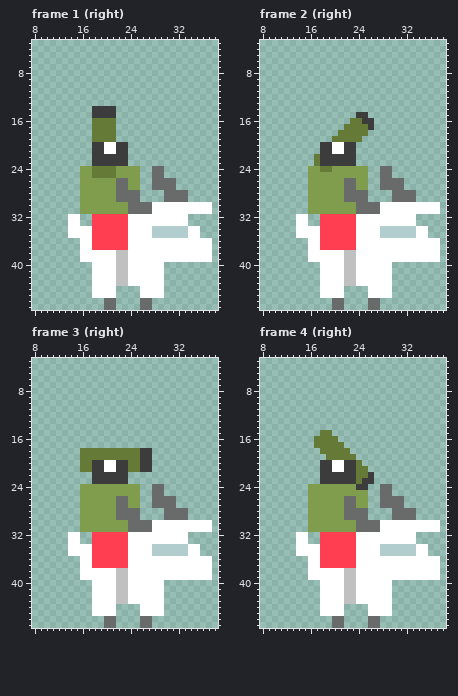
One commit to this pixel-art file: .files/launcher/launcher48.aseprite. This is how it looked before the edit.
48x48 pixels, 42 frames. Shown: frame 1 (right): x 8..38, y 3..47; frame 2 (right): x 8..38, y 3..47; frame 3 (right): x 8..38, y 3..47; frame 4 (right): x 8..38, y 3..47. The commit also changed other frames, which this record leaves out.
After:
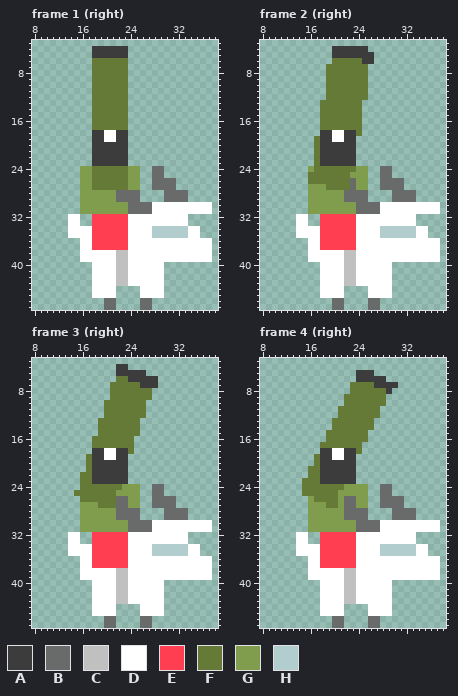
Palette (. is transparent): A #3c3c3c  B #696a6a  C #c0c0c0  D #ffffff  E #ff3f51  F #667a37  G #809d4e  H #b1cdce
The exact change:
layer "Layer 1" now hidden
layer "launcher" now shown
Changed rows in their new state; - is an unchanged pixel.
Frame 1 (right), layer "launcher":
first column x 18:
 4 AAAAAA
 5 AAAAAA
 6 FFFFFF
 7 FFFFFF
 8 FFFFFF
 9 FFFFFF
10 FFFFFF
11 FFFFFF
12 FFFFFF
13 FFFFFF
14 FFFFFF
15 FFFFFF
16 ----FF
17 ----FF
18 AADDAA
19 AADDAA
20 --AA--
21 --AA--
24 ----FF
25 ----FF
26 FFFFFF
27 FFFFFF
Frame 2 (right):
first column x 16:
 4 ----AAAAAA-
 5 ----AAAAAAA
 6 ----FFFFFAA
 7 ---FFFFFFF-
 8 ---FFFFFFF-
 9 ---FFFFFFF-
10 ---FFFFFFF-
11 ---FFFFFFF-
12 ---FFFFFFF-
13 --FFFFFFF--
14 --FFFFFFF--
15 --FFFFFFF.-
16 --FFFFF--..
17 --FFFF---..
18 --AADDAA-.-
19 -FAADDAA.--
20 -F--AA-----
21 -F--AA-----
24 -F--FFFF---
25 FFFFFFF----
26 FFFFFFF----
27 ---FFFF----
Frame 3 (right):
first column x 15:
 4 -------AA-----
 5 -------AAAAA--
 6 -------FFAAAAA
 7 ------FFFFFAAA
 8 ------FFFFFFF-
 9 ------FFFFFFF-
10 -----FFFFFFF--
11 -----FFFFFFF--
12 -----FFFFFFF--
13 ----FFFFFFF---
14 ----FFFFFFF---
15 ----FFFFFFF---
16 ---FFFFFFF----
17 ---FFFFFFF----
18 -..AADDAA-...-
19 -.-AADDAA....-
20 -.---AA--....-
21 -.---AA--....-
22 -FF-----------
23 -FF-----------
24 -FFFFFFF------
25 FFFFFFF-------
26 -FFFFFF-------
27 ----FFF-------
Frame 4 (right):
first column x 15:
 5 ---------AAA----
 6 ---------AAAAA--
 7 --------FFFFAAAA
 8 --------FFFFFFA-
 9 -------FFFFFFF--
10 -------FFFFFFF--
11 ------FFFFFFF---
12 ------FFFFFFF---
13 -----FFFFFFF----
14 -----FFFFFFF----
15 ---.-FFFFFF-----
16 --..--FFFFF-----
17 --.----FFF------
18 ---AADDAAF------
19 --FAADDAA-------
20 --F--AA--.------
21 -FF--AA--..-----
22 -FF------...----
23 FFF------...----
24 FFFFFFF--GG-----
25 FFFFFF----------
26 --FFFF----------
27 ----FF----------
Pixel boxes of the changes (left, top, right, bottom) in both pictures:
changed: (92, 46, 128, 190)
changed: (308, 46, 374, 190)
changed: (74, 364, 158, 508)
changed: (302, 370, 398, 508)
